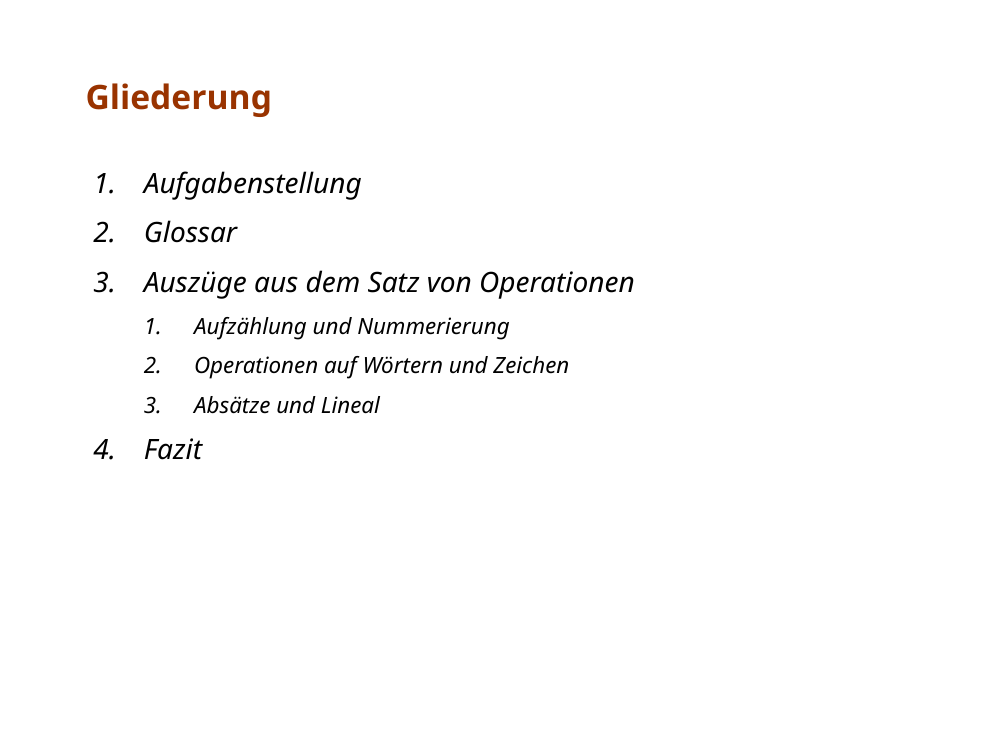
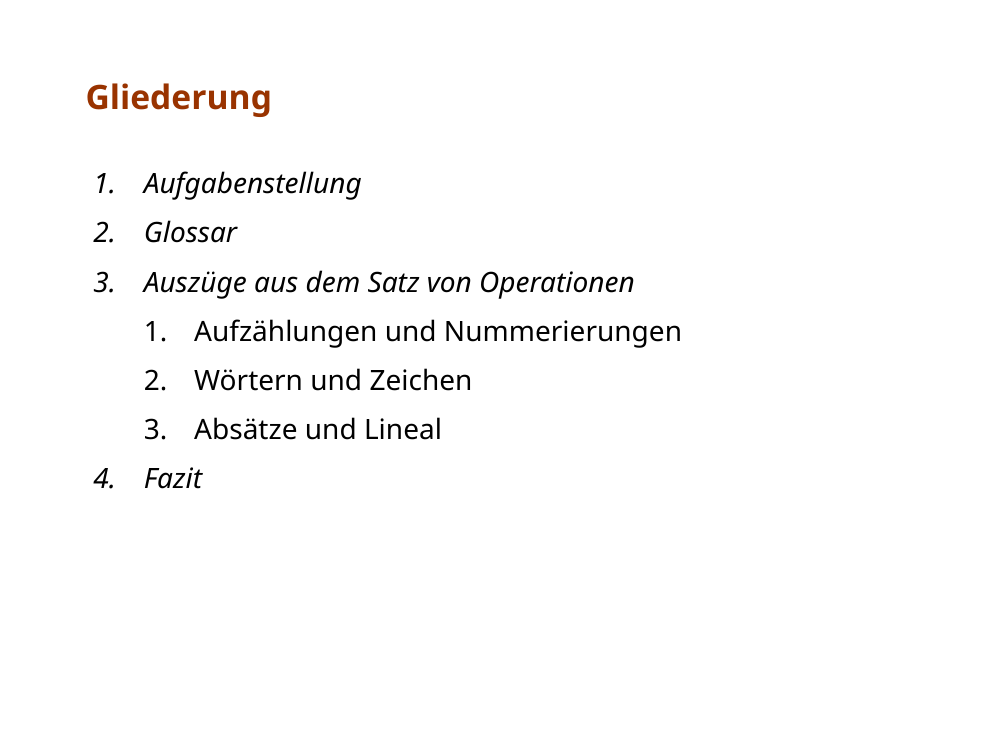
Before and after one commit to stzschoppe/sw-ergonomie, a slide deck: slide 2 of aufgabe7/office/Team7.ppt. Drawn at 1008x756 pixels with LibreOffice and Linux fonts; fonts in the diff are those of the drawing. Boxes give left, top, right and bottom in pixels: in the first picture for what was removed or moved away, otherwise in the second. Text is boxed around its words. In the diff, an @@ line names an element or a change of style, - is before the commit and + after.

```diff
--- a/aufgabe7/office/Team7.ppt
+++ b/aufgabe7/office/Team7.ppt
@@ subtitle at box(194, 319, 682, 391): text changed; size 16 to 20 pt; italic off @@
-  1. Aufzählung und Nummerierung
-  2. Operationen auf Wörtern und Zeichen
+  1. Aufzählungen und Nummerierungen
+  2. Wörtern und Zeichen
@@ subtitle at box(194, 417, 442, 440): size 16 to 20 pt, italic off in "Absätze und Lineal"; more space between paragraphs @@
```
Also in this commit, not shown: 6 other slides changed.
